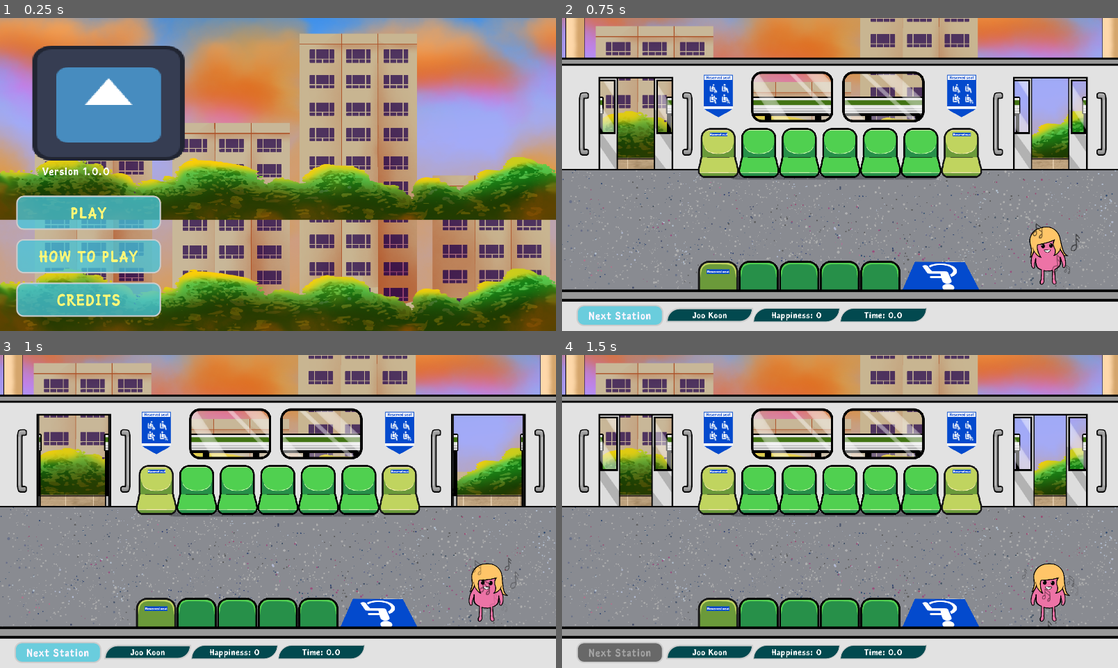
Above: before the commit, frames 1-4 (two rows, left to right).
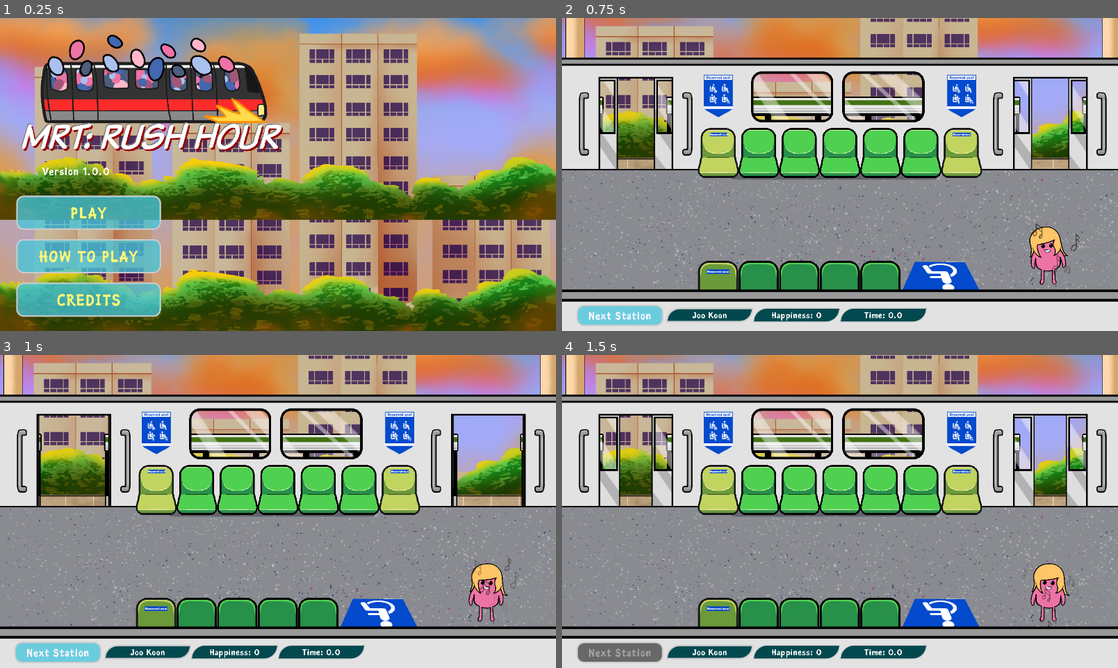
Above: after the commit, the same moments.

Repository: Jagureo/HeritageJam2025
Game: Godot game, scene res://Scenes/UI/mainmenu_ui.tscn
The game is run twice, just before and just after one commit, with the same random seed, the same clock (stepped at 60 frames per second) and the same inputs. This scene is started directly instead of the project's main scene. The engine's default icon, where the game draws it, is replaced by a stand-in: a white triangle on a blue panel in a dark square.
Inputs:
- Up to frame 1 (0.25 s): no input
- Up to frame 2 (0.75 s): click "PLAY" at 0.5 s
- Up to frame 3 (1 s): no input
- Up to frame 4 (1.5 s): click "Next Station" at 1.25 s

The runs differ from the first frame. In frame 1, 14% of the frame differs, in the area x 3-51%, y 5-46%; in frame 2, nothing differs; in frame 3, nothing differs; in frame 4, nothing differs.

Commit message:
Updated game logo

Diff:
--- a/HGJ/Scenes/UI/mainmenu_ui.tscn
+++ b/HGJ/Scenes/UI/mainmenu_ui.tscn
@@ -1,7 +1,8 @@
-[gd_scene load_steps=17 format=3 uid="uid://cgsrj1drhnafo"]
+[gd_scene load_steps=18 format=3 uid="uid://cgsrj1drhnafo"]
 
 [ext_resource type="Script" uid="uid://c7d1tiyq1gj1e" path="res://Scripts/UI/mainmenuUI.gd" id="1_nelyp"]
 [ext_resource type="PackedScene" path="res://Scenes/Prefabs/MainMenuBackground.tscn" id="2_6r04x"]
+[ext_resource type="Texture2D" uid="uid://cuxwsji0cccjk" path="res://Sprites/UI/game_logo.png" id="3_jw33x"]
 [ext_resource type="FontFile" uid="uid://d1x0h7mgv7hdj" path="res://Fonts/RonysiswadiArchitect4-qZmp2.ttf" id="4_wfx2n"]
 [ext_resource type="Script" uid="uid://cign7xud1xsnv" path="res://Scripts/UI/versionNumber.gd" id="5_mcpc0"]
 [ext_resource type="Texture2D" uid="uid://syd6cyagis07" path="res://Sprites/UI/Credits/DE Round Rect.png" id="5_wfx2n"]
@@ -91,11 +92,12 @@
 
 [node name="GameLogo" type="TextureRect" parent="MainScreen"]
 layout_mode = 1
-offset_left = 112.0
-offset_top = 96.0
-offset_right = 638.0
-offset_bottom = 492.0
-texture = ExtResource("10_v5c52")
+offset_left = 50.0
+offset_top = 50.0
+offset_right = 1330.0
+offset_bottom = 600.0
+scale = Vector2(0.75, 0.75)
+texture = ExtResource("3_jw33x")
 
 [node name="VersionNo" type="Label" parent="MainScreen"]
 layout_mode = 1
Binary file added: HGJ/Sprites/UI/game_logo.png
